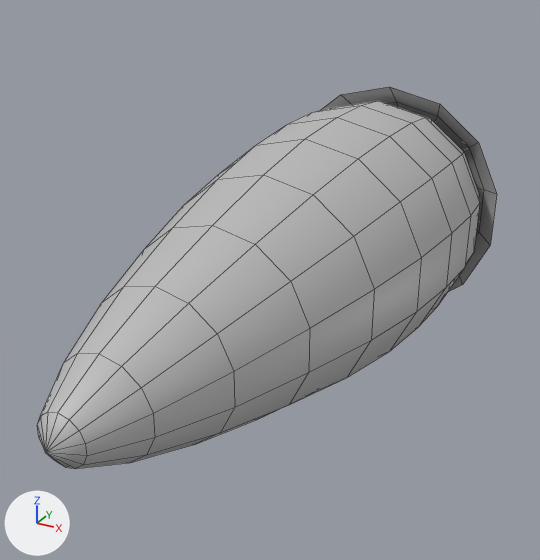
What one commit did to the FBX model Assets/Augmentrópolis/Animas/Rework/Anima_Rework.fbx.
Rendered twice from a camera (50 mm lens) standing at (0.0216, -0.0645, 0.02) and looking at (-0.0009, -0.0235, -0.0004). The axes (+X, +Y, +Z) are drawn at lower left. The lights are the same throughout. Mesh edges are drawn as thin lines. Where no turn or scale is listed for an object, it has been applied to the vertices.

In view in the first picture: 'Anima'.
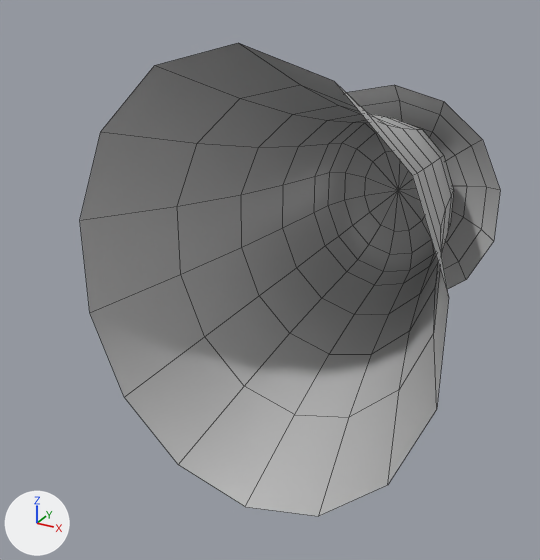
Changed parts and their boxes [x1, y1, x2, y2] in the pictures (540 x 560 px; the box of a moved part takes in the faces that stretch with it):
'Anima', reshaped, moved (9% narrower, 24% taller): before [37, 87, 497, 469]; after [80, 43, 500, 516]
part 1 of me_mesh, moved or reshaped: before [321, 87, 497, 292]; after [346, 85, 500, 289]
part 2 of me_mesh, rebuilt (16% narrower, 28% taller): before [37, 101, 480, 469]; after [80, 43, 454, 516]

Patch to the scene script:
```diff
--- a/Assets/Augmentrópolis/Animas/Rework/Anima_Rework.fbx.py
+++ b/Assets/Augmentrópolis/Animas/Rework/Anima_Rework.fbx.py
@@ me_mesh @@
 # used by ob_anima; location = (0.0, 0.0, 0.0)
-me_mesh.from_pydata(...)  # 255 vertices, 266 faces; spans x -0.0097..0.0097, y -0.0456..0.0, z -0.0099..0.0099
+me_mesh.from_pydata(...)  # 184 vertices, 182 faces; spans x -0.0128..0.0124, y -0.0287..0.0, z -0.0156..0.0156
+# me_mesh part 1: the loose piece of 71 vertices spanning x -0.0097..0.0097, y -0.0049..0.0, z -0.0099..0.0099 is scaled about its middle by (1, 0.761, 1), then moved by (-0.0002, 0.0006, 0.0)
+# me_mesh part 2: the loose piece of 184 vertices spanning x -0.0092..0.0092, y -0.0456..-0.0003, z -0.0094..0.0094 is rebuilt with 113 vertices and now spans x -0.0128..0.0124, y -0.0287..-0.0008, z -0.0156..0.0156
 me_mesh.materials.append(mat_animabody)
@@ ob_anima @@
 ob_anima = bpy.data.objects.new('Anima', me_mesh)
-ob_anima.location = (0.0, 0.0, 0.0)
+ob_anima.location = (0.00021, 0.0, 0.0)
```
